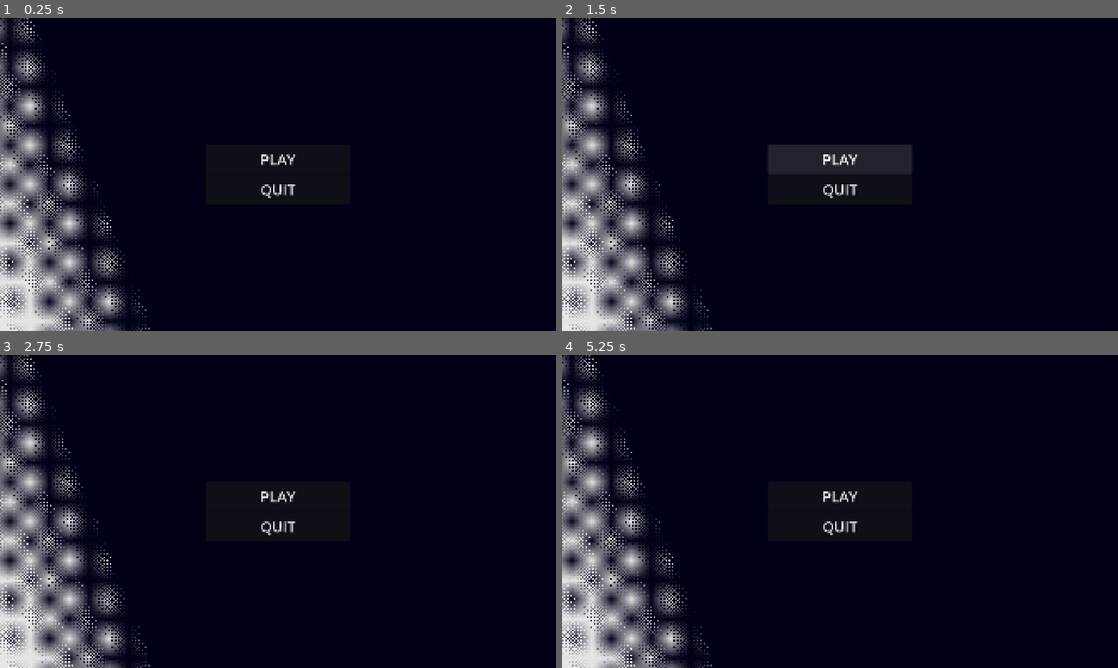
Above: before the commit, frames 1-4 (two rows, left to right).
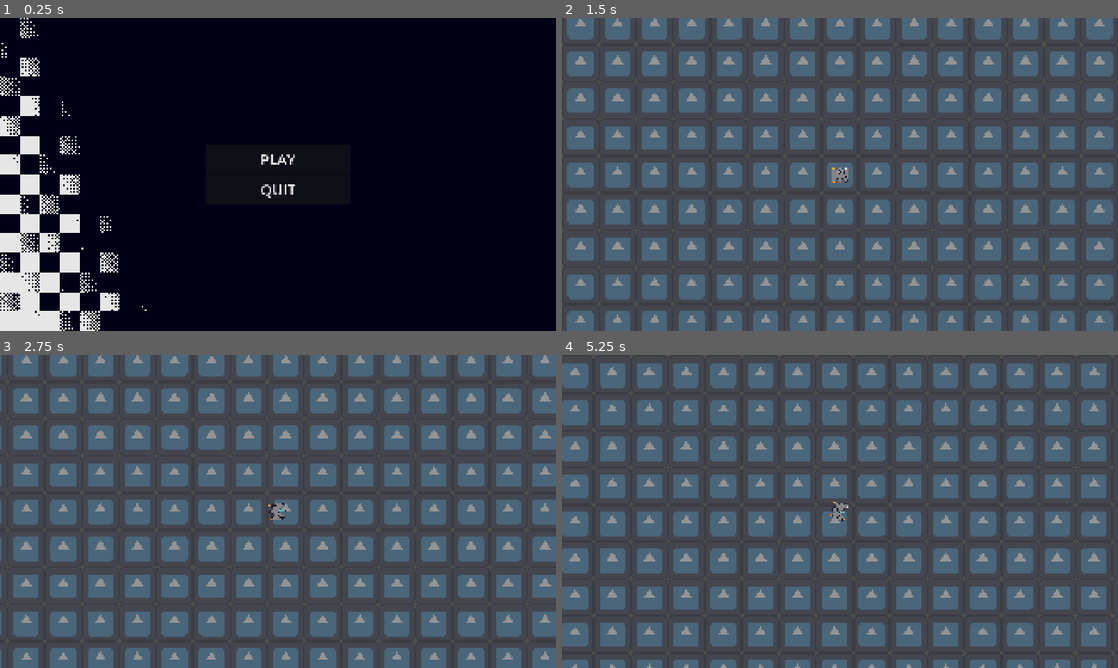
Above: after the commit, the same moments.

Repository: jsph2-create/KiwiHacks-project
Game: Godot game, scene res://src/Ui/Start screen/Start screen.tscn
Two runs of this game, one before a commit and one after it. Both use one fixed random seed, a clock stepped at 60 frames per second and the inputs below. The engine's default icon, where the game draws it, is replaced by a stand-in: a white triangle on a blue panel in a dark square.
Inputs (mouse positions are in pixels of both pictures, inside the frame that each line leads up to):
- Up to frame 1 (0.25 s): no input
- Up to frame 2 (1.5 s): click "PLAY" at 0.5 s; click (840, 158) at 1.25 s, where only the run before the commit has a clickable "PLAY"
- Up to frame 3 (2.75 s): tap Enter at 2 s; move the mouse to (400, 495) at 2.02 s; hold D (rightwards) from 2.03 s (still down)
- Up to frame 4 (5.25 s): move the mouse to (728, 527) at 2.77 s; release D (rightwards) at 2.78 s; hold S (backwards) 2.78-3.53 s; move the mouse to (895, 442) at 3.52 s; hold D (rightwards) 3.53-4.28 s; move the mouse to (812, 574) at 4.27 s; hold W (forwards) 4.28-5.03 s; move the mouse to (1006, 558) at 5.02 s; hold A (leftwards) from 5.03 s (still down)

The runs differ from the first frame. In frame 1, 10% of the frame differs, in the area x 0-54%, y 0-100%; in frame 2, 98%; in frame 3, 98%; in frame 4, 98%, in the area x 0-100%, y 0-100%.

Commit message:
ui change
w

Diff:
--- a/kiwihacks-project/project.godot
+++ b/kiwihacks-project/project.godot
@@ -60,4 +60,5 @@
 
 [rendering]
 
+textures/canvas_textures/default_texture_filter=0
 rendering_device/driver.windows="d3d12"
--- a/kiwihacks-project/src/Ui/Start screen/Start screen.tscn
+++ b/kiwihacks-project/src/Ui/Start screen/Start screen.tscn
@@ -1,6 +1,8 @@
 [gd_scene format=3 uid="uid://doy12jabfl28n"]
 
 [ext_resource type="Texture2D" uid="uid://shsey1vo56uf" path="res://src/Ui/Start screen/pixil-layer-0.png" id="1_tfian"]
+[ext_resource type="Script" uid="uid://dq531wfpf0374" path="res://src/Ui/Start screen/button-go.gd" id="2_1lfr0"]
+[ext_resource type="PackedScene" uid="uid://y8u53mfxxpxl" path="res://src/in-game/space/space.tscn" id="3_x1nbc"]
 
 [node name="StartScreen" type="Node2D" unique_id=1179855060]
 
@@ -29,9 +31,13 @@
 layout_mode = 2
 theme_override_font_sizes/font_size = 50
 text = "PLAY"
+script = ExtResource("2_1lfr0")
+button_go_location = ExtResource("3_x1nbc")
 
 [node name="Quit" type="Button" parent="CanvasLayer/CenterContainer/VBoxContainer" unique_id=414813342]
 custom_minimum_size = Vector2(500, 100)
 layout_mode = 2
 theme_override_font_sizes/font_size = 50
 text = "QUIT"
+
+[connection signal="pressed" from="CanvasLayer/CenterContainer/VBoxContainer/Play" to="CanvasLayer/CenterContainer/VBoxContainer/Play" method="_on_pressed"]
--- /dev/null
+++ b/kiwihacks-project/src/Ui/Start screen/button-go.gd
@@ -0,0 +1,5 @@
+extends Button
+@export var button_go_location: PackedScene
+
+func _on_pressed() -> void:
+	get_tree().change_scene_to_packed(button_go_location)
--- a/kiwihacks-project/src/in-game/space-ship/space_ship.tscn
+++ b/kiwihacks-project/src/in-game/space-ship/space_ship.tscn
@@ -1,20 +1,23 @@
 [gd_scene format=3 uid="uid://c1x44g2wtxkis"]
 
 [ext_resource type="Script" uid="uid://b2ttv6d2isxnl" path="res://src/in-game/space-ship/space_ship.gd" id="1_6nhxk"]
+[ext_resource type="Texture2D" uid="uid://c4ooakyh8teex" path="res://src/in-game/space-ship/spaceship.png" id="2_1x36f"]
+
+[sub_resource type="RectangleShape2D" id="RectangleShape2D_1x36f"]
+size = Vector2(55, 59)
 
 [node name="SpaceShip" type="CharacterBody2D" unique_id=1008286286]
 motion_mode = 1
 script = ExtResource("1_6nhxk")
 
-[node name="Polygon2D" type="Polygon2D" parent="." unique_id=1100132364]
-position = Vector2(-16, 0)
-rotation = 1.5707964
-color = Color(0, 1, 1, 1)
-polygon = PackedVector2Array(0, -56, -32, 0, 0, 16, 32, 0)
-
-[node name="CollisionPolygon2D" type="CollisionPolygon2D" parent="." unique_id=1178460808]
-position = Vector2(-16, 0)
-rotation = 1.5707964
-polygon = PackedVector2Array(0, -56, -32, 0, 0, 16, 32, 0, 0, -56)
+[node name="Spaceship" type="Sprite2D" parent="." unique_id=859789837]
+texture_filter = 1
+rotation = 4.712389
+scale = Vector2(0.25, 0.25)
+texture = ExtResource("2_1x36f")
 
 [node name="Camera2D" type="Camera2D" parent="." unique_id=1592434852]
+
+[node name="CollisionShape2D" type="CollisionShape2D" parent="." unique_id=1851228326]
+position = Vector2(-3.5, -0.5)
+shape = SubResource("RectangleShape2D_1x36f")
Not shown, added: kiwihacks-project/src/Ui/Start screen/button-go.gd.uid
